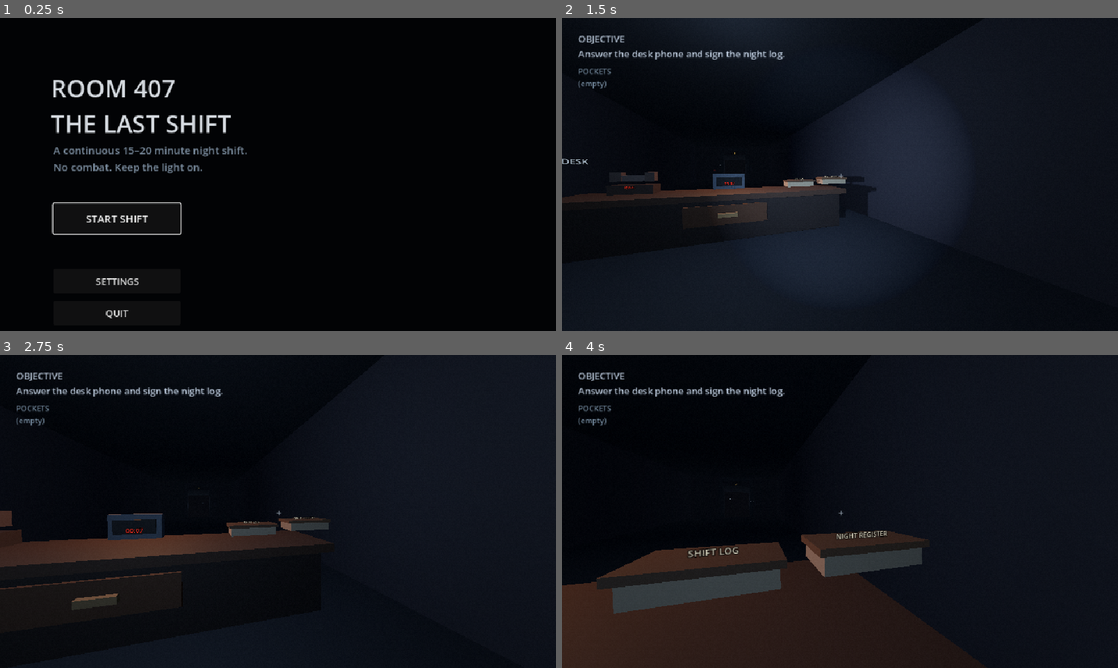
Above: before the commit, frames 1-4 (two rows, left to right).
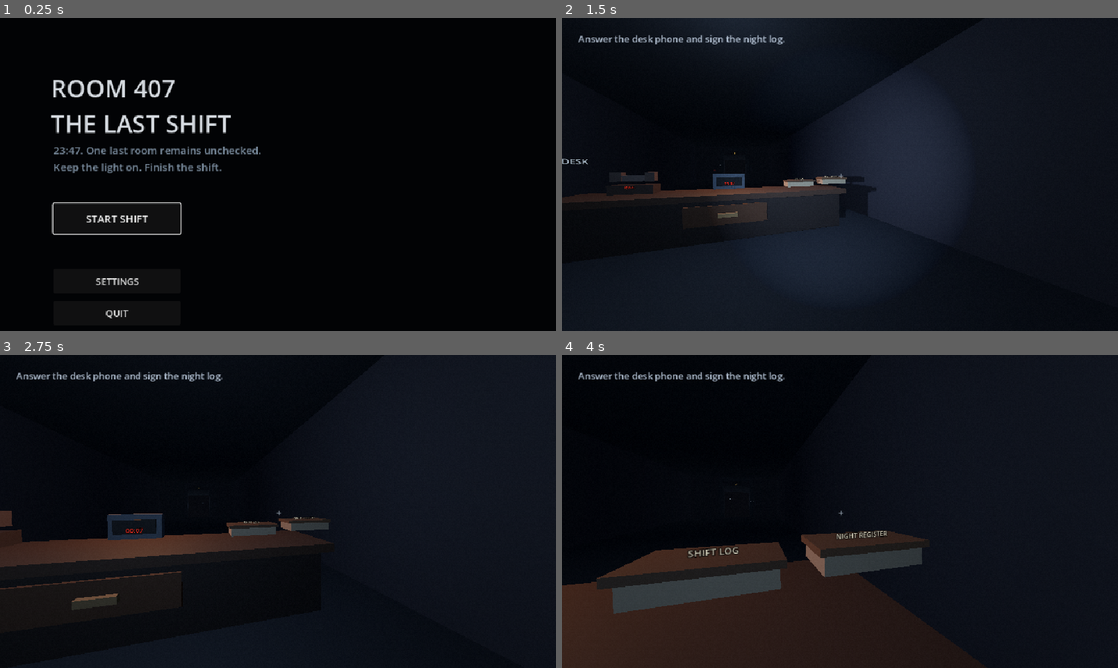
Above: after the commit, the same moments.

Repository: JasonTM17/Horror_Game_Funny
Game: Godot game, scene res://scenes/boot/boot.tscn
Same seed, same stepped clock (60 frames per second), same inputs: the game is played once before the commit and once after it.
Inputs (mouse positions are in pixels of both pictures, inside the frame that each line leads up to):
- Up to frame 1 (0.25 s): no input
- Up to frame 2 (1.5 s): click "START SHIFT" at 0.5 s; tap Enter at 1.25 s; move the mouse to (867, 174) at 1.27 s; hold W (move_forward) from 1.28 s (still down); hold E (interact) from 1.28 s (still down)
- Up to frame 3 (2.75 s): keep holding W (move_forward); move the mouse to (250, 511) at 2.02 s; release E (interact) at 2.03 s; tap F (flashlight) at 2.1 s; tap E (interact) at 2.3 s
- Up to frame 4 (4 s): keep holding W (move_forward); move the mouse to (851, 505) at 2.77 s; hold E (interact) 2.78-3.53 s; move the mouse to (834, 517) at 3.52 s; tap Backspace (show_objective) at 3.6 s; tap E (interact) at 3.8 s

The runs differ from the first frame. In frame 1, 1.0% of the frame differs, in the area x 9-47%, y 41-50%; in frame 2, 1.1%; in frame 3, 1.2%; in frame 4, 1.2%, in the area x 2-41%, y 5-23%.

Commit message:
feat(ui): immersive player-facing copy and HUD presentation
Replace technical menu/HUD/credits wording with in-world language, hide
empty inventory chrome, and conceal the HUD when credits appear. Extend
menu and progression regressions, and refresh staged visual-reference media.

Diff:
--- a/scenes/ui/ending-overlay.tscn
+++ b/scenes/ui/ending-overlay.tscn
@@ -27,7 +27,7 @@
 offset_bottom = 225.0
 theme_override_colors/font_color = Color(0.67, 0.7, 0.72, 1)
 theme_override_font_sizes/font_size = 17
-text = "ROOM 407: THE LAST SHIFT\n\nDesign & development: JasonTM17 and contributors\nBuilt with Godot Engine 4.7.1\nProcedural art, shader, and audio created for this project\nMIT licensed source"
+text = "ROOM 407: THE LAST SHIFT\n\nCreated by JasonTM17 and contributors\n\nThank you for taking the last shift."
 horizontal_alignment = 1
 
 [node name="Replay" type="Button" parent="Panel"]
--- a/scenes/ui/fail-overlay.tscn
+++ b/scenes/ui/fail-overlay.tscn
@@ -17,5 +17,5 @@
 offset_bottom = 320.0
 theme_override_colors/font_color = Color(0.92, 0.78, 0.72, 1)
 theme_override_font_sizes/font_size = 22
-text = "THE HALLWAY SWALLOWED YOU\nThe checkpoint is still warm."
+text = "THE HALLWAY SWALLOWED YOU\nIt is waiting where you fell."
 horizontal_alignment = 1
--- a/scenes/ui/hud.tscn
+++ b/scenes/ui/hud.tscn
@@ -17,12 +17,11 @@
 [node name="Objective" type="Label" parent="Margin/Column"]
 theme_override_colors/font_color = Color(0.82, 0.86, 0.9, 1)
 theme_override_font_sizes/font_size = 16
-text = "OBJECTIVE"
 
 [node name="Inventory" type="Label" parent="Margin/Column"]
+visible = false
 theme_override_colors/font_color = Color(0.52, 0.6, 0.66, 1)
 theme_override_font_sizes/font_size = 13
-text = "POCKETS\n(empty)"
 
 [node name="Prompt" type="Label" parent="."]
 offset_left = 350.0
--- a/scenes/ui/settings-panel.tscn
+++ b/scenes/ui/settings-panel.tscn
@@ -73,7 +73,7 @@
 offset_top = 166.0
 offset_right = 740.0
 offset_bottom = 204.0
-text = "Comfort head bob"
+text = "Camera movement"
 
 [node name="VolumeLabel" type="Label" parent="Panel"]
 offset_left = 38.0
@@ -96,7 +96,7 @@
 offset_top = 213.0
 offset_right = 200.0
 offset_bottom = 241.0
-text = "Music / chase"
+text = "Chase music"
 
 [node name="Music" type="HSlider" parent="Panel"]
 offset_left = 205.0
@@ -128,7 +128,7 @@
 offset_top = 303.0
 offset_right = 200.0
 offset_bottom = 331.0
-text = "Ambience"
+text = "Atmosphere"
 
 [node name="Ambience" type="HSlider" parent="Panel"]
 offset_left = 205.0
@@ -158,7 +158,7 @@
 offset_top = 256.0
 offset_right = 740.0
 offset_bottom = 294.0
-text = "Film grain / scanlines"
+text = "Screen texture"
 
 [node name="SaveStatus" type="Label" parent="Panel"]
 visible = false
@@ -168,7 +168,7 @@
 offset_bottom = 398.0
 theme_override_colors/font_color = Color(0.92, 0.42, 0.34, 1)
 theme_override_font_sizes/font_size = 14
-text = "SAVE FAILED. Settings remain active for this session."
+text = "Your settings could not be saved. They will remain active until you close the game."
 autowrap_mode = 2
 
 [node name="Reset" type="Button" parent="Panel"]
--- a/scripts/ui/boot-menu.gd
+++ b/scripts/ui/boot-menu.gd
@@ -20,7 +20,7 @@
 	title.add_theme_color_override("font_color", Color(0.84, 0.86, 0.88))
 	panel.add_child(title)
 	var subtitle := Label.new()
-	subtitle.text = "A continuous 15–20 minute night shift.\nNo combat. Keep the light on."
+	subtitle.text = "23:47. One last room remains unchecked.\nKeep the light on. Finish the shift."
 	subtitle.position = Vector2(92, 215)
 	subtitle.add_theme_font_size_override("font_size", 18)
 	subtitle.add_theme_color_override("font_color", Color(0.48, 0.55, 0.62))
@@ -35,7 +35,7 @@
 	panel.add_child(_start_button)
 	_continue_button = Button.new()
 	_continue_button.name = "Continue"
-	_continue_button.text = "CONTINUE CHECKPOINT"
+	_continue_button.text = "CONTINUE SHIFT"
 	_continue_button.position = Vector2(92, 378)
 	_continue_button.size = Vector2(220, 42)
 	_continue_button.visible = not GameState.checkpoint.is_empty()
--- a/scripts/ui/ending-overlay.gd
+++ b/scripts/ui/ending-overlay.gd
@@ -5,6 +5,9 @@
 	visible = false
 
 func show_ending() -> void:
+	var hud := get_parent().get_node_or_null("HUD") as CanvasLayer
+	if hud != null:
+		hud.visible = false
 	visible = true
 	$Panel/Replay.grab_focus()
 
--- a/scripts/ui/hud.gd
+++ b/scripts/ui/hud.gd
@@ -51,17 +51,20 @@
 	return _objective_focus_time
 
 func _on_objective_changed(text: String) -> void:
-	objective_label.text = "OBJECTIVE\n" + text
+	objective_label.text = text.strip_edges()
+	objective_label.visible = not objective_label.text.is_empty()
 	_focus_objective(OBJECTIVE_CHANGE_FOCUS_SECONDS)
 
 func _on_inventory_changed(items: Array[String]) -> void:
 	if items.is_empty():
-		inventory_label.text = "POCKETS\n(empty)"
+		inventory_label.text = ""
+		inventory_label.visible = false
 	else:
 		var display_items: Array[String] = []
 		for item_id: String in items:
 			display_items.append(str(INVENTORY_LABELS.get(item_id, item_id.capitalize())))
-		inventory_label.text = "POCKETS\n" + "\n".join(display_items)
+		inventory_label.text = "\n".join(display_items)
+		inventory_label.visible = true
 
 func _on_prompt_changed(text: String) -> void:
 	prompt_label.text = text
--- a/scripts/ui/settings-panel.gd
+++ b/scripts/ui/settings-panel.gd
@@ -81,7 +81,7 @@
 
 func _show_save_error(save_error: Error) -> void:
 	_last_save_error = save_error
-	$Panel/SaveStatus.text = "SAVE FAILED (%s). Settings remain active for this session." % error_string(save_error)
+	$Panel/SaveStatus.text = "Your settings could not be saved. They will remain active until you close the game."
 	$Panel/SaveStatus.visible = true
 	$Panel/CloseWithoutSaving.visible = true
 	$Panel/Close.text = "RETRY SAVE"
--- a/tests/menu-settings-regression.gd
+++ b/tests/menu-settings-regression.gd
@@ -3,6 +3,8 @@
 const SETTINGS_SCENE := preload("res://scenes/ui/settings-panel.tscn")
 const PAUSE_SCENE := preload("res://scenes/ui/pause-menu.tscn")
 const BOOT_SCENE := preload("res://scenes/boot/boot.tscn")
+const FAIL_SCENE := preload("res://scenes/ui/fail-overlay.tscn")
+const ENDING_SCENE := preload("res://scenes/ui/ending-overlay.tscn")
 const PLAYER_SCENE := preload("res://scenes/player/player.tscn")
 
 var _save_failure_path := ""
@@ -12,6 +14,7 @@
 func run() -> bool:
 	process_mode = Node.PROCESS_MODE_ALWAYS
 	if not await _verify_save_failure_feedback(): return false
+	if not await _verify_player_facing_copy(): return false
 	if not await _verify_pause_focus_return(): return false
 	if not await _verify_boot_focus_return(): return false
 	GameState.reset_run()
@@ -35,13 +38,39 @@
 	if not _require(_save_failure_path == missing_directory_path and _save_failure_error != OK, "settings manager did not return and report the save failure"): return false
 	var status := panel.get_node("Panel/SaveStatus") as Label
 	var close_without_saving := panel.get_node("Panel/CloseWithoutSaving") as Button
-	if not _require(status.visible and status.text.contains("SAVE FAILED") and close_without_saving.visible, "save failure did not expose a readable recovery choice"): return false
+	if not _require(status.visible and status.text.begins_with("Your settings could not be saved.") and not status.text.contains("(") and close_without_saving.visible, "save failure exposed technical error text or omitted a readable recovery choice"): return false
 	if not _require(_has_modal_mouse_blocker(panel), "settings panel does not block mouse input outside its dialog"): return false
 	panel._unhandled_input(_make_escape_event())
 	if not _require(not panel.visible and _panel_closed_count == 1, "Escape did not close the panel for this session after a save failure"): return false
 	var focus_owner := get_viewport().gui_get_focus_owner()
 	if not _require(not is_instance_valid(focus_owner) or not panel.get_node("Panel").is_ancestor_of(focus_owner), "hidden settings control retained keyboard focus"): return false
 	panel.queue_free()
+	await get_tree().process_frame
+	return true
+
+func _verify_player_facing_copy() -> bool:
+	var settings := SETTINGS_SCENE.instantiate()
+	var fail_overlay := FAIL_SCENE.instantiate()
+	var ending_overlay := ENDING_SCENE.instantiate()
+	add_child(settings)
+	add_child(fail_overlay)
+	add_child(ending_overlay)
+	await get_tree().process_frame
+	var settings_copy := " ".join([
+		(settings.get_node("Panel/HeadBob") as CheckButton).text,
+		(settings.get_node("Panel/MusicLabel") as Label).text,
+		(settings.get_node("Panel/AmbienceLabel") as Label).text,
+		(settings.get_node("Panel/FilmGrain") as CheckButton).text,
+	])
+	if not _require(settings_copy == "Camera movement Chase music Atmosphere Screen texture", "settings still use implementation-oriented presentation labels"): return false
+	var failure_copy := (fail_overlay.get_node("Panel/Message") as Label).text
+	if not _require(not failure_copy.to_lower().contains("checkpoint"), "failure overlay exposes checkpoint terminology"): return false
+	var credits_copy := (ending_overlay.get_node("Panel/Credits") as Label).text
+	for technical_term in ["Engine", "4.7.1", "shader", "Procedural", "MIT licensed"]:
+		if not _require(not credits_copy.contains(technical_term), "ending credits expose technical production metadata: %s" % technical_term): return false
+	settings.queue_free()
+	fail_overlay.queue_free()
+	ending_overlay.queue_free()
 	await get_tree().process_frame
 	return true
 
@@ -83,7 +112,7 @@
 	var settings_button := fresh_boot.find_child("Settings", true, false) as Button
 	var quit_button := fresh_boot.find_child("Quit", true, false) as Button
 	if not _require(start_button != null and continue_button != null and not continue_button.visible and get_viewport().gui_get_focus_owner() == start_button, "fresh boot menu did not focus Start"): return false
-	if not _require(_boot_subtitle_is_clean(fresh_boot), "boot subtitle contains damaged 15–20 minute text"): return false
+	if not _require(_boot_copy_is_immersive(fresh_boot), "boot menu exposes runtime, combat, or checkpoint terminology"): return false
 	settings_button.grab_focus()
 	fresh_boot._show_settings()
 	var boot_settings := fresh_boot.get_node("SettingsPanel")
@@ -103,17 +132,19 @@
 	await get_tree().process_frame
 	continue_button = checkpoint_boot.find_child("Continue", true, false) as Button
 	if not _require(continue_button != null and continue_button.visible and get_viewport().gui_get_focus_owner() == continue_button, "checkpoint boot menu did not focus Continue"): return false
+	if not _require(continue_button.text == "CONTINUE SHIFT", "continue action exposes checkpoint terminology"): return false
 	checkpoint_boot.queue_free()
 	GameState.reset_run()
 	await get_tree().process_frame
 	return true
 
-func _boot_subtitle_is_clean(boot_menu: Node) -> bool:
+func _boot_copy_is_immersive(boot_menu: Node) -> bool:
 	for node in boot_menu.find_children("*", "Label", true, false):
 		var label := node as Label
-		if label.text.begins_with("A continuous"):
-			return label.text.contains("15–20") and not label.text.contains("â")
-	return false
+		var copy := label.text.to_lower()
+		if copy.contains("minute") or copy.contains("no combat") or copy.contains("checkpoint"):
+			return false
+	return true
 
 func _make_escape_event() -> InputEventAction:
 	var event := InputEventAction.new()
--- a/tests/player-input-integration-test.gd
+++ b/tests/player-input-integration-test.gd
@@ -57,6 +57,8 @@
 func _verify_objective_review() -> bool:
 	var hud := _gameplay.get_node("HUD")
 	if not _require(hud.has_method("get_objective_focus_time"), "HUD does not consume the objective review action"): return false
+	if not _require(hud.objective_label.text == GameState.objective and not hud.objective_label.text.contains("OBJECTIVE"), "HUD wraps the story direction in a technical objective header"): return false
+	if not _require(not hud.inventory_label.visible and hud.inventory_label.text.is_empty(), "HUD exposes an empty inventory panel before the player carries anything"): return false
 	var focus_before: float = hud.get_objective_focus_time()
 	var objective_event := InputEventAction.new()
 	objective_event.action = "show_objective"
--- a/tests/progression-test.gd
+++ b/tests/progression-test.gd
@@ -48,7 +48,7 @@
 	if not _require(director.handle_story_action("logbook", player), "logbook should grant key"): return
 	if not _require(GameState.has_item("floor_key"), "logbook should add the floor key"): return
 	var hud := gameplay.get_node("HUD")
-	if not _require("Fourth-floor key" in hud.inventory_label.text and not "floor_key" in hud.inventory_label.text, "HUD exposed the internal floor-key ID"): return
+	if not _require(hud.inventory_label.visible and hud.inventory_label.text == "Fourth-floor key" and not "floor_key" in hud.inventory_label.text and not "POCKETS" in hud.inventory_label.text, "HUD did not present the carried key as a clean player-facing name"): return
 	if not _require(not director.handle_story_action("logbook", player), "logbook signing must be one-shot"): return
 	var floor_door := gameplay.get_node("floor_door") as DoorInteractable
 	GameState.consume_item("floor_key")
@@ -325,6 +325,7 @@
 	if not _require(await _wait_for_flag("ending_roster_complete"), "night roster narration did not complete"): return
 	if not _require(await _wait_for_node(gameplay, "EndingOverlay"), "credits did not follow the completed interactive epilogue"): return
 	if not _require(credits_count[0] == 1 and player._locks.has("ending") and player.is_input_locked(), "visible credits did not apply exactly one terminal input lock and signal"): return
+	if not _require(not (gameplay.get_node("HUD") as CanvasLayer).visible, "credits left gameplay directions visible behind the ending panel"): return
 	if not _require(JSON.stringify(GameState.checkpoint) == checkpoint_before_ending, "interactive epilogue mutated the chase checkpoint"): return
 	await get_tree().create_timer(1.4).timeout
 	if not _require(GameState.stage == GameState.Stage.ENDING, "capture recovery overwrote the terminal ending stage"): return
Binary file changed: docs/screenshots/room-407-bedroom.png
Binary file changed: docs/screenshots/room-407-chase-entity.png
Binary file changed: docs/screenshots/room-407-ending-reveal.png
Binary file changed: docs/screenshots/room-407-gameplay-tour.gif
Binary file changed: docs/screenshots/room-407-lobby.png
Not shown, changed: docs/asset-credits.md
Not shown, changed: docs/game-design.md
Not shown, changed: docs/testing.md
